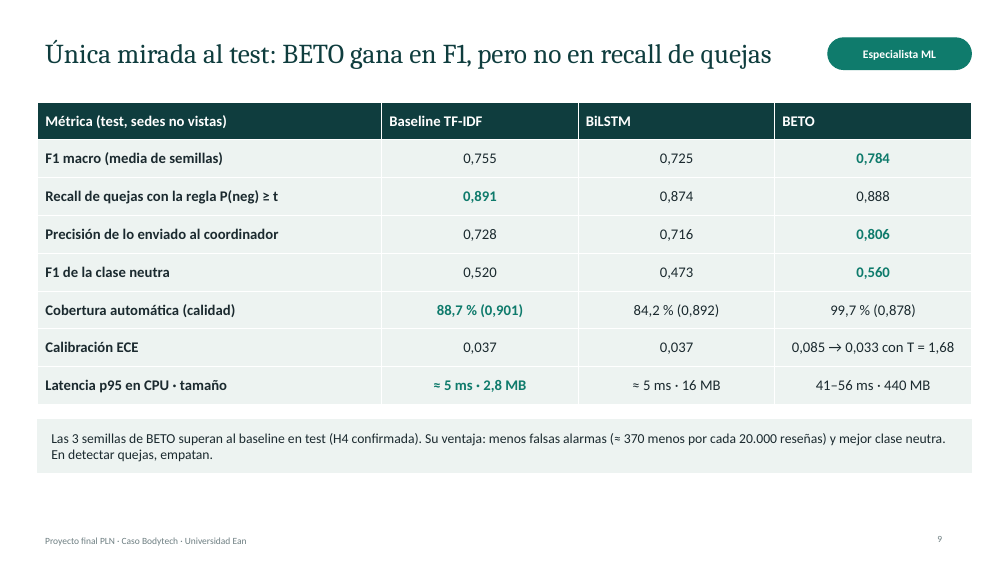
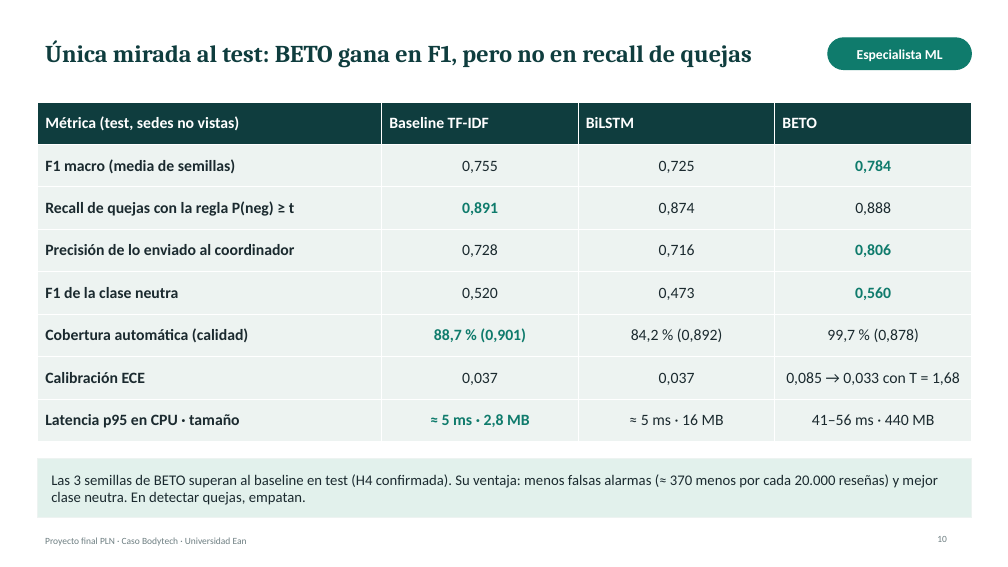
Before and after one commit to josephsbatista/proyecto-pln-bodytech, a slide deck: slide 10 of entregables/Presentacion_Final.pptx (slide 9 before the commit). Drawn at 1008x567 pixels with LibreOffice and Linux fonts; fonts in the diff are those of the drawing. Boxes give left, top, right and bottom in pixels: in the first picture for what was removed or moved away, otherwise in the second. Text is boxed around its words. In the diff, an @@ line names an element or a change of style, - is before the commit and + after.

```diff
--- a/entregables/Presentacion_Final.pptx
+++ b/entregables/Presentacion_Final.pptx
@@ title "Única mirada al test: BETO ..." at [45,40,752,67]: size 26 to 23 pt, bold on @@
@@ text "Especialista ML" at [857,49,943,61]: size 11 to 13 pt @@
@@ table at [38,102,972,432] @@
@@ size 14 to 15 pt @@
@@ rectangle: place and size @@
-rectangle at [38,420,972,473]
+rectangle at [38,458,972,518]
@@ rectangle at [38,458,972,518]: fill #EDF3F1 to #E2F1EC @@
@@ text "Las 3 semillas de BETO ...": place and size @@
-text "Las 3 semillas de BETO ..." at [51,433,946,462]
+text "Las 3 semillas de BETO ..." at [51,474,937,505]
@@ text "Las 3 semillas de BETO ..." at [51,474,937,505]: size 13 to 14 pt @@
@@ page number at [937,536,947,542]: text changed @@
-9
+10
```
Also in this commit, not shown: 15 other slides changed, 1 slide added, 6 other files.
